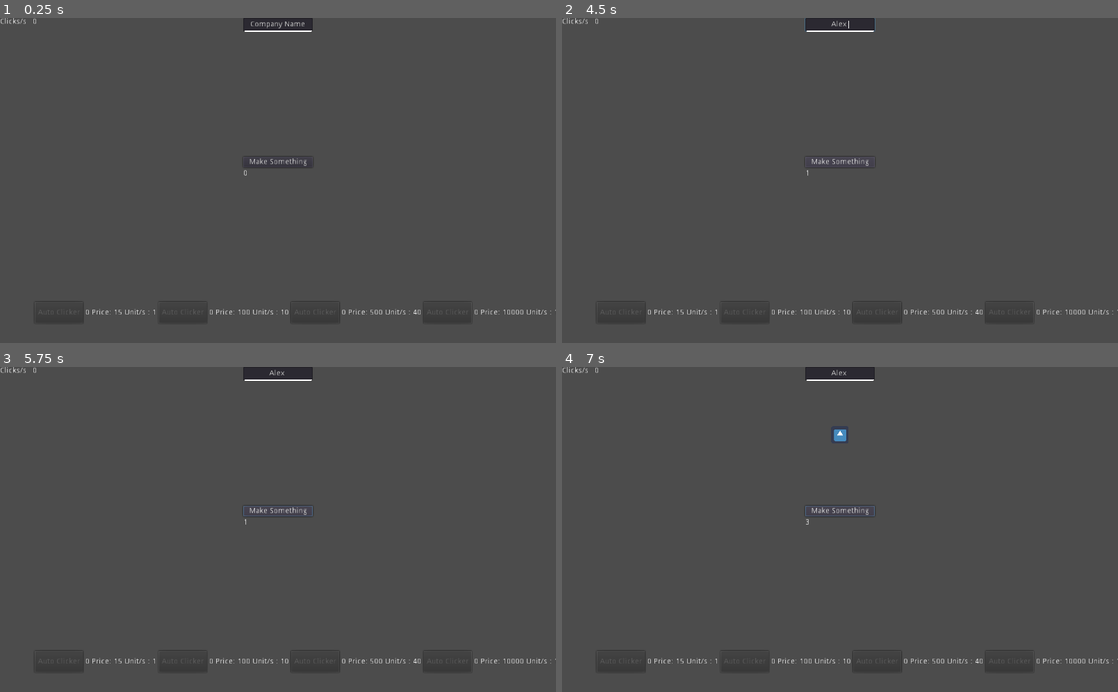
Above: before the commit, frames 1-4 (two rows, left to right).
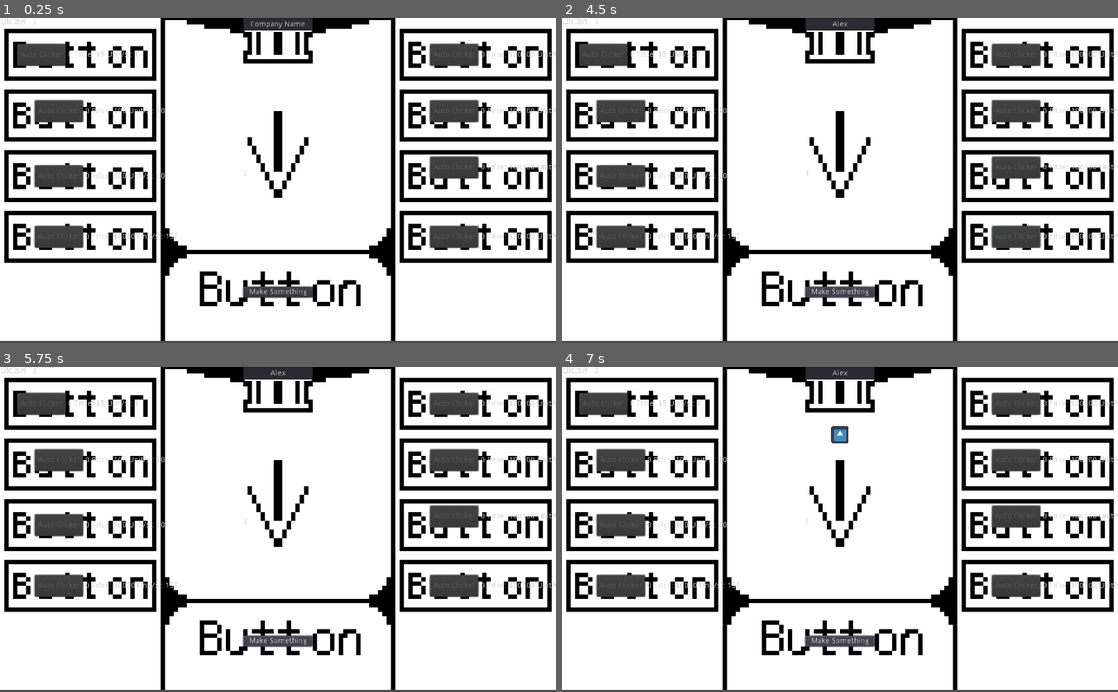
Above: after the commit, the same moments.

Repository: KeithButler-WIT/Godot-AutoClicker
Game: Godot game, scene res://Scenes/Main.tscn
Same seed, same stepped clock (60 frames per second), same inputs: the game is played once before the commit and once after it. The engine's default icon, where the game draws it, is replaced by a stand-in: a white triangle on a blue panel in a dark square.
Inputs (mouse positions are in pixels of both pictures, inside the frame that each line leads up to):
- Up to frame 1 (0.25 s): no input
- Up to frame 2 (4.5 s): click (840, 24) at 0.52 s; type "Alex" at 0.6 s; click "Make Something" at 1.25 s; tap Enter at 2 s; hold Up (ui_up) 2.03-2.78 s; hold Down (ui_down) 2.78-3.53 s; hold Up (ui_up) from 3.53 s (still down); tap Space at 4.25 s
- Up to frame 3 (5.75 s): tap Enter at 5 s; release Up (ui_up) at 5.03 s; hold Down (ui_down) from 5.03 s (still down)
- Up to frame 4 (7 s): keep holding Down (ui_down); tap Space at 5.75 s; tap Enter at 6.5 s

The runs differ from the first frame. In frame 1, 94% of the frame differs, in the area x 0-100%, y 0-100%; in frame 2, 94%; in frame 3, 94%; in frame 4, 93%.

Commit message:
added background template + moved buttons

Diff:
--- a/Scenes/Main.tscn
+++ b/Scenes/Main.tscn
@@ -1,9 +1,10 @@
-[gd_scene load_steps=5 format=2]
+[gd_scene load_steps=6 format=2]
 
 [ext_resource path="res://Scripts/MenuPopup.gd" type="Script" id=1]
 [ext_resource path="res://Scenes/AutoClickerScene.tscn" type="PackedScene" id=2]
 [ext_resource path="res://Scripts/Main.gd" type="Script" id=3]
 [ext_resource path="res://Scripts/CurrencySpawner.gd" type="Script" id=4]
+[ext_resource path="res://Sprites/WindowLayout.png" type="Texture" id=5]
 
 [node name="Main" type="Control"]
 script = ExtResource( 3 )
@@ -12,7 +13,107 @@
 wait_time = 60.0
 autostart = true
 
-[node name="AutoClickerContainer" type="HBoxContainer" parent="."]
+[node name="AutoClickerContainer" type="Control" parent="."]
+margin_right = 1024.0
+margin_bottom = 600.0
+
+[node name="AutoClickers" parent="AutoClickerContainer" instance=ExtResource( 2 )]
+margin_left = 64.0
+margin_top = 48.0
+margin_right = 224.0
+margin_bottom = 88.0
+grow_horizontal = 2
+grow_vertical = 2
+rect_pivot_offset = Vector2( -646, 0 )
+__meta__ = {
+"_edit_group_": true
+}
+
+[node name="AutoClickers2" parent="AutoClickerContainer" instance=ExtResource( 2 )]
+margin_left = 64.0
+margin_top = 152.0
+margin_right = 224.0
+margin_bottom = 192.0
+rect_pivot_offset = Vector2( -646, 0 )
+__meta__ = {
+"_edit_group_": true
+}
+price = 100
+ups = 10
+
+[node name="AutoClickers3" parent="AutoClickerContainer" instance=ExtResource( 2 )]
+margin_left = 64.0
+margin_top = 272.0
+margin_right = 224.0
+margin_bottom = 312.0
+rect_pivot_offset = Vector2( -646, 0 )
+__meta__ = {
+"_edit_group_": true
+}
+price = 500
+ups = 40
+
+[node name="AutoClickers4" parent="AutoClickerContainer" instance=ExtResource( 2 )]
+margin_left = 64.0
+margin_top = 384.0
+margin_right = 224.0
+margin_bottom = 424.0
+rect_pivot_offset = Vector2( -646, 0 )
+__meta__ = {
+"_edit_group_": true
+}
+price = 10000
+ups = 130
+
+[node name="AutoClickers5" parent="AutoClickerContainer" instance=ExtResource( 2 )]
+margin_left = 792.0
+margin_top = 48.0
+margin_right = 952.0
+margin_bottom = 88.0
+rect_pivot_offset = Vector2( -646, 0 )
+__meta__ = {
+"_edit_group_": true
+}
+price = 100000
+ups = 400
+
+[node name="AutoClickers6" parent="AutoClickerContainer" instance=ExtResource( 2 )]
+margin_left = 792.0
+margin_top = 152.0
+margin_right = 952.0
+margin_bottom = 192.0
+rect_pivot_offset = Vector2( -646, 0 )
+__meta__ = {
+"_edit_group_": true
+}
+price = 100000
+ups = 400
+
+[node name="AutoClickers7" parent="AutoClickerContainer" instance=ExtResource( 2 )]
+margin_left = 792.0
+margin_top = 256.0
+margin_right = 952.0
+margin_bottom = 296.0
+rect_pivot_offset = Vector2( -646, 0 )
+__meta__ = {
+"_edit_group_": true
+}
+price = 100000
+ups = 400
+
+[node name="AutoClickers8" parent="AutoClickerContainer" instance=ExtResource( 2 )]
+margin_left = 792.0
+margin_top = 384.0
+margin_right = 952.0
+margin_bottom = 424.0
+rect_pivot_offset = Vector2( -646, 0 )
+__meta__ = {
+"_edit_group_": true
+}
+price = 100000
+ups = 400
+
+[node name="AutoClickerContainer1" type="HBoxContainer" parent="."]
 margin_left = 64.0
 margin_top = 524.0
 margin_right = 880.0
@@ -20,57 +121,6 @@
 __meta__ = {
 "_edit_group_": true
 }
-
-[node name="AutoClickers" parent="AutoClickerContainer" instance=ExtResource( 2 )]
-margin_bottom = 40.0
-rect_pivot_offset = Vector2( -646, 0 )
-__meta__ = {
-"_edit_group_": true
-}
-
-[node name="AutoClickers2" parent="AutoClickerContainer" instance=ExtResource( 2 )]
-margin_left = 164.0
-margin_right = 324.0
-margin_bottom = 40.0
-rect_pivot_offset = Vector2( -646, 0 )
-__meta__ = {
-"_edit_group_": true
-}
-price = 100
-ups = 10
-
-[node name="AutoClickers3" parent="AutoClickerContainer" instance=ExtResource( 2 )]
-margin_left = 328.0
-margin_right = 488.0
-margin_bottom = 40.0
-rect_pivot_offset = Vector2( -646, 0 )
-__meta__ = {
-"_edit_group_": true
-}
-price = 500
-ups = 40
-
-[node name="AutoClickers4" parent="AutoClickerContainer" instance=ExtResource( 2 )]
-margin_left = 492.0
-margin_right = 652.0
-margin_bottom = 40.0
-rect_pivot_offset = Vector2( -646, 0 )
-__meta__ = {
-"_edit_group_": true
-}
-price = 10000
-ups = 130
-
-[node name="AutoClickers5" parent="AutoClickerContainer" instance=ExtResource( 2 )]
-margin_left = 656.0
-margin_right = 816.0
-margin_bottom = 40.0
-rect_pivot_offset = Vector2( -646, 0 )
-__meta__ = {
-"_edit_group_": true
-}
-price = 100000
-ups = 400
 
 [node name="ClicksPerSecondLabel" type="Label" parent="."]
 margin_right = 40.0
@@ -84,9 +134,9 @@
 
 [node name="ManualClick" type="Button" parent="."]
 margin_left = 448.0
-margin_top = 256.0
+margin_top = 496.0
 margin_right = 576.0
-margin_bottom = 276.0
+margin_bottom = 516.0
 shortcut_in_tooltip = false
 text = "Make Something"
 
@@ -230,6 +280,11 @@
 margin_right = 319.0
 script = ExtResource( 4 )
 
+[node name="Sprite" type="Sprite" parent="."]
+show_behind_parent = true
+position = Vector2( 512, 296 )
+texture = ExtResource( 5 )
+
 [connection signal="timeout" from="SavingTimer" to="." method="_on_SavingTimer_timeout"]
 [connection signal="pressed" from="ManualClick" to="." method="_on_Button_pressed"]
 [connection signal="pressed" from="ManualClick" to="CurrencySpawner" method="_on_ManualClick_pressed"]
Binary file added: Sprites/WindowLayout.aseprite
Binary file added: Sprites/WindowLayout.png
Not shown, added: Sprites/WindowLayout.png.import
Not shown, changed: Scripts/AutoClickers.vs
